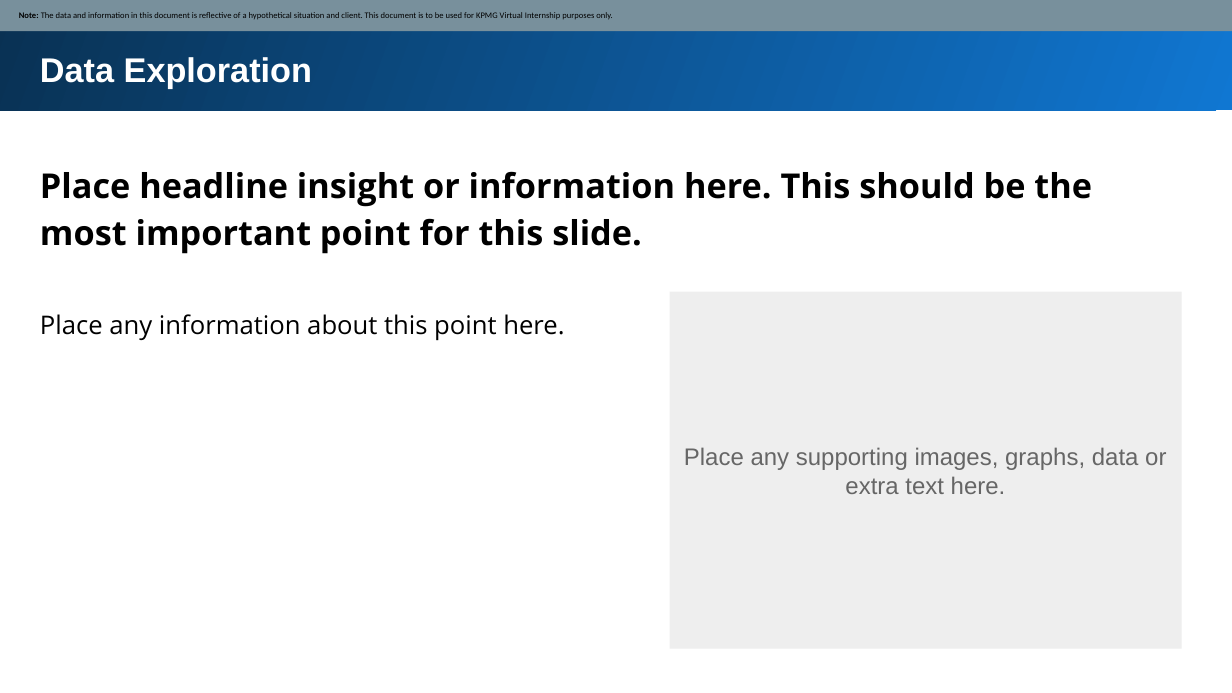
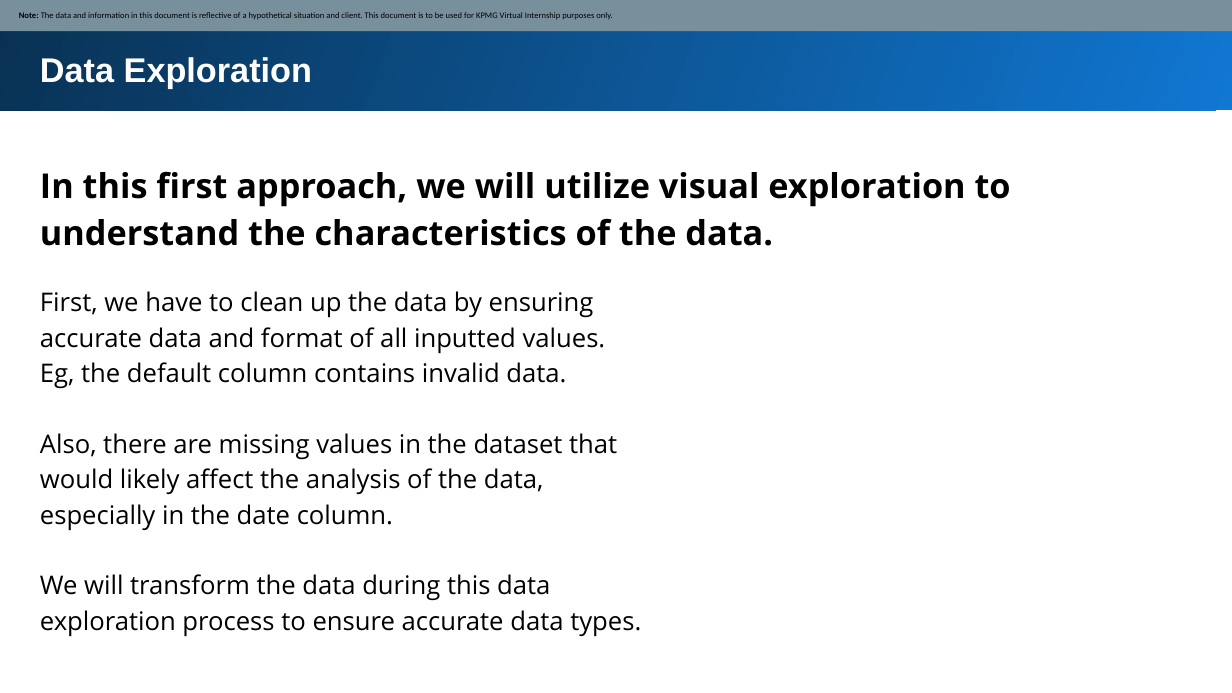
Before and after one commit to Mikingsley02/KPMG_Intern, a slide deck: slide 4 of Task_2/Module_2_Template_slide.pptx. Drawn at 1232x693 pixels with LibreOffice and Linux fonts; fonts in the diff are those of the drawing. Boxes give left, top, right and bottom in pixels: in the first picture for what was removed or moved away, otherwise in the second. Text is boxed around its words. In the diff, an @@ line names an element or a change of style, - is before the commit and + after.

```diff
--- a/Task_2/Module_2_Template_slide.pptx
+++ b/Task_2/Module_2_Template_slide.pptx
@@ text at [40, 171, 1011, 246]: text changed @@
-Place headline insight or information here. This should be the most important point for this slide.
+In this first approach, we will utilize visual exploration to understand the characteristics of the data.
@@ text at [40, 291, 641, 637]: text changed @@
-Place any information about this point here.
+First, we have to clean up the data by ensuring accurate data and format of all inputted values. Eg, the default column contains invalid data.
+Also, there are missing values in the dataset that would likely affect the analysis of the data, especially in the date column.
+We will transform the data during this data exploration process to ensure accurate data types.
@@ rectangle removed at [670, 292, 1183, 649] @@
@@ text removed at [684, 447, 1166, 494] @@
-Place any supporting images, graphs, data or extra text here.
```
Also in this commit, not shown: 3 other slides changed, 6 other files.
